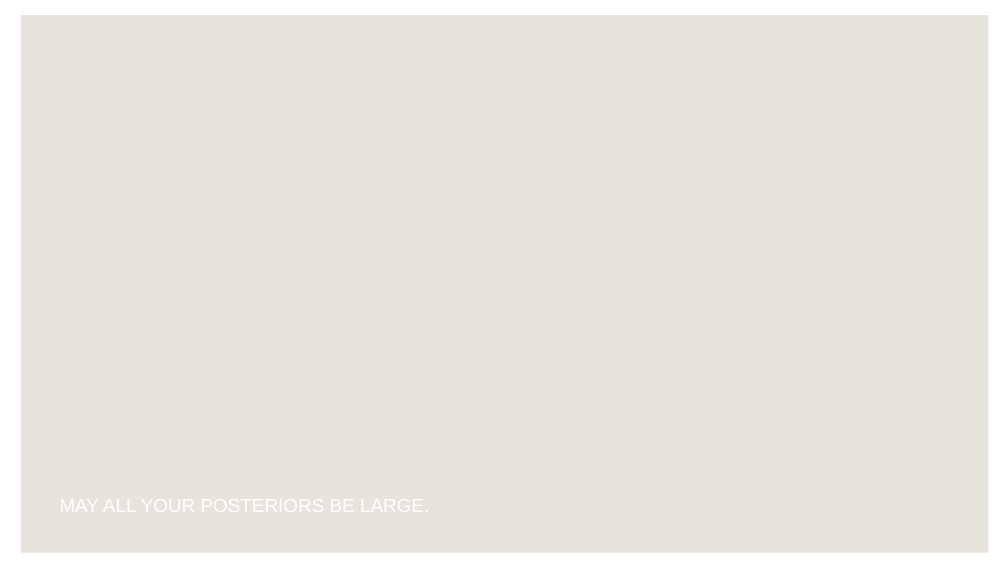
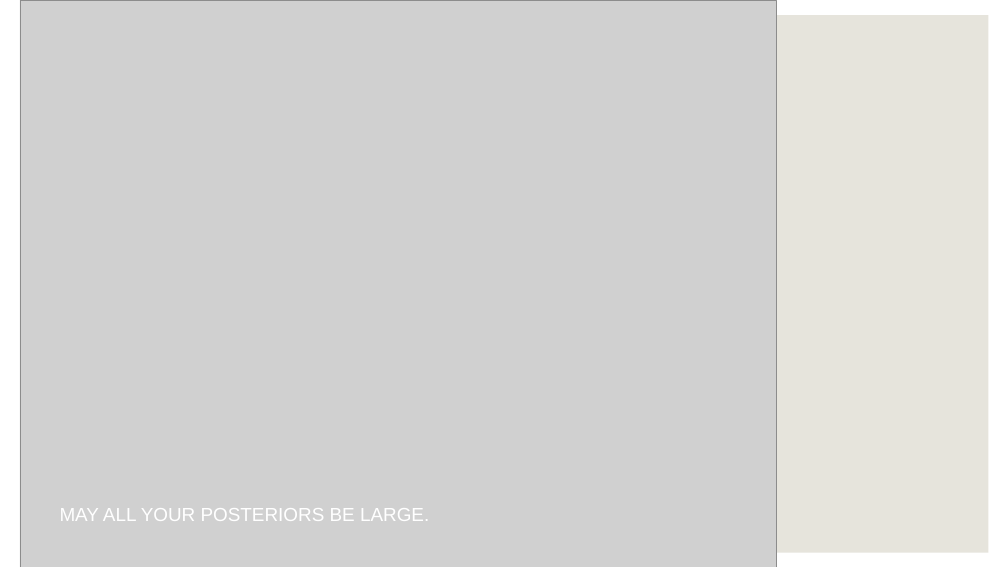
Before and after one commit to humburg/bayesian-data-analysis-in-r, a slide deck: slide 44 of Bayesian Data Analysis in R.pptx. Drawn at 1008x567 pixels with LibreOffice and Linux fonts; fonts in the diff are those of the drawing; grey boxes stand for pictures; background and template pictures are left out. Boxes give left, top, right and bottom in pixels: in the first picture for what was removed or moved away, otherwise in the second. Text is boxed around its words. In the diff, an @@ line names an element or a change of style, - is before the commit and + after.

```diff
--- a/Bayesian Data Analysis in R.pptx
+++ b/Bayesian Data Analysis in R.pptx
@@ picture added at <box>20,0,776,567</box> @@
@@ text "MAY ALL YOUR POSTERIORS BE ..." rewrapped from <box>60,494,590,535</box> to <box>60,508,429,521</box> @@
```
Also in this commit, not shown: 1 other slide changed, 4 other files.
